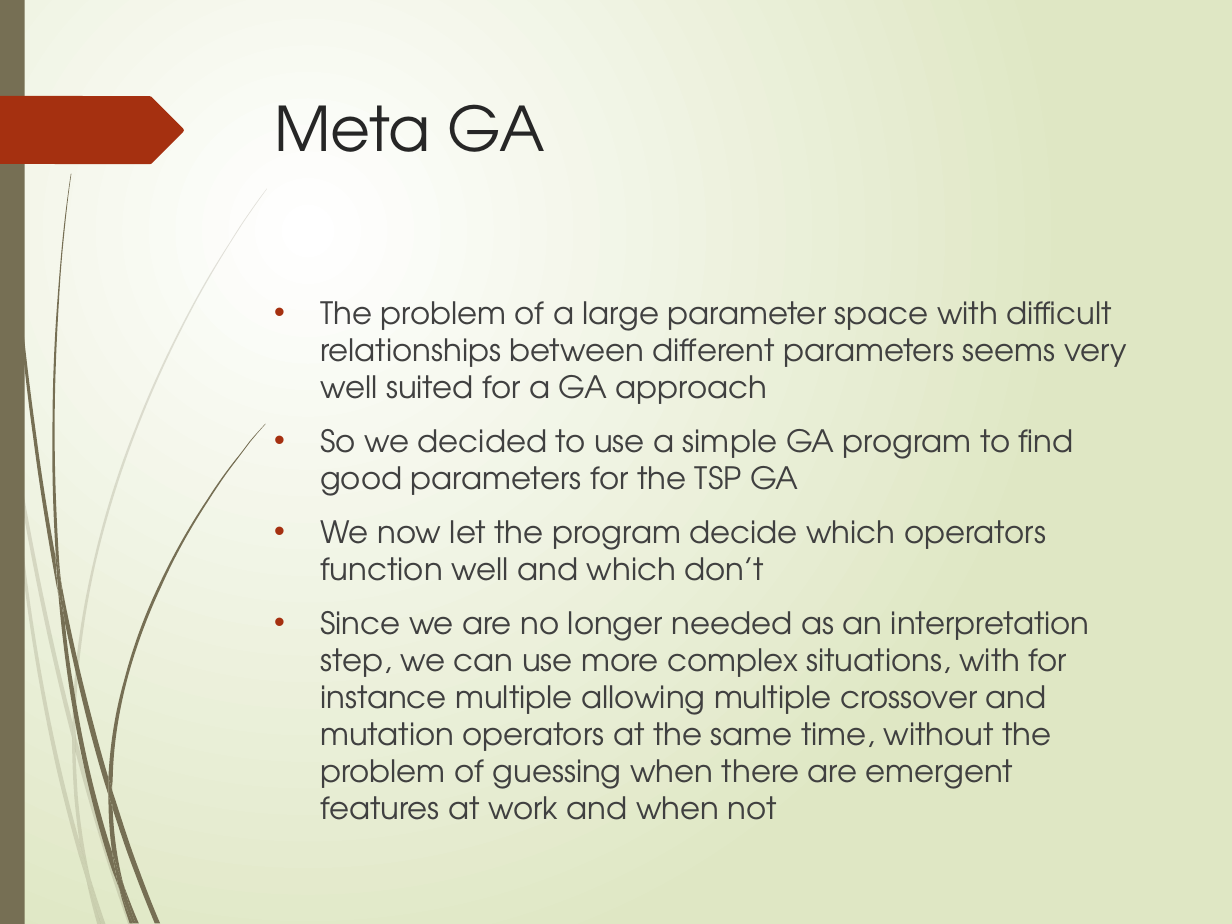
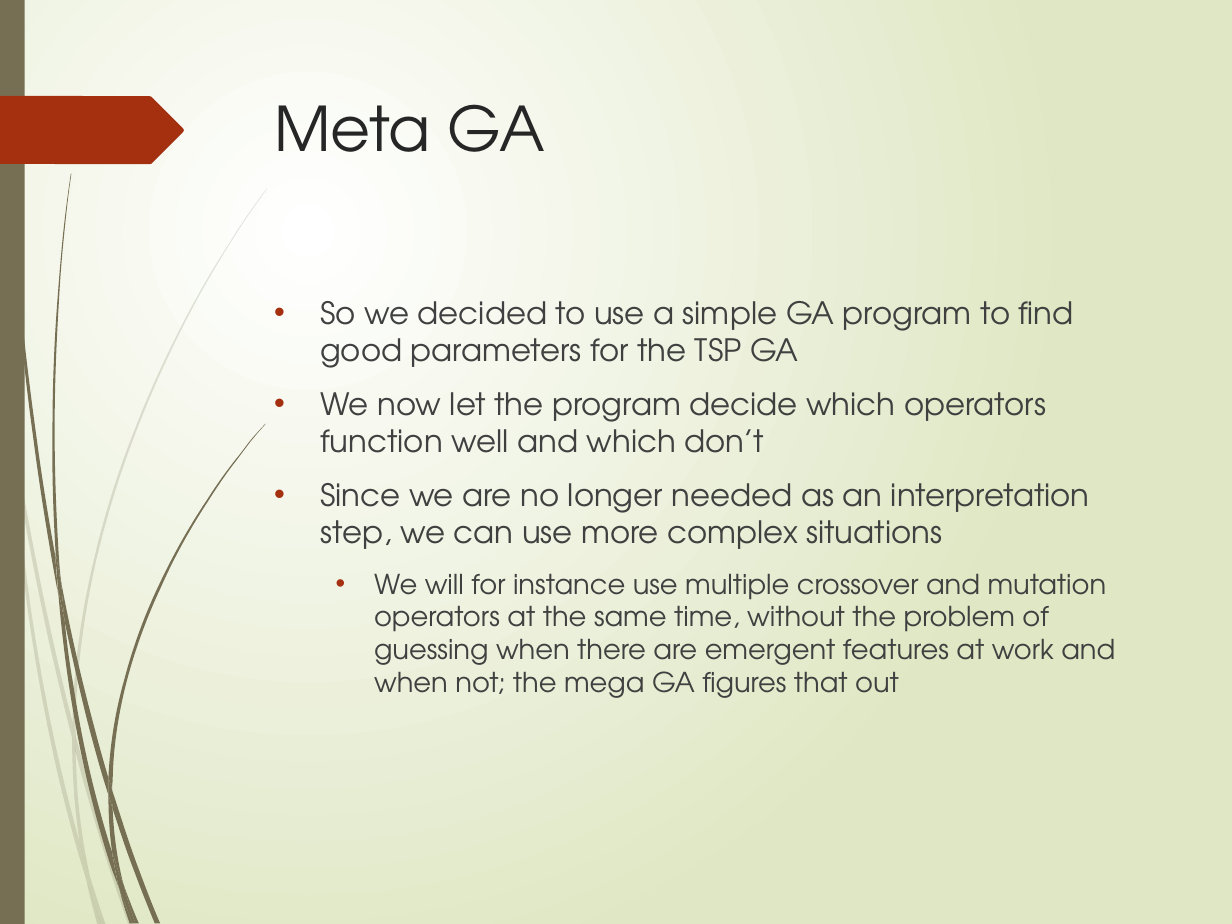
Before and after one commit to toonn/genalg, a slide deck: slide 5 of presentatie1911.pptx. Drawn at 1232x924 pixels with LibreOffice and Linux fonts; fonts in the diff are those of the drawing. Boxes give left, top, right and bottom in pixels: in the first picture for what was removed or moved away, otherwise in the second. Text is boxed around its words. In the diff, an @@ line names an element or a change of style, - is before the commit and + after.

```diff
--- a/presentatie1911.pptx
+++ b/presentatie1911.pptx
@@ text at [320, 301, 1127, 404]: paragraph removed @@
-• The problem of a large parameter space with difficult relationships between different parameters seems very well suited for a GA approach
@@ text at [320, 483, 1115, 698]: text changed; size 18 to 16 pt @@
-• Since we are no longer needed as an interpretation step, we can use more complex situations, with for instance multiple allowing multiple crossover and mutation operators at the same time, without the problem of guessing when there are emergent features at work and when not
+• Since we are no longer needed as an interpretation step, we can use more complex situations
+  • We will for instance use multiple crossover and mutation operators at the same time, without the problem of guessing when there are emergent features at work and when not; the mega GA figures that out
```
Also in this commit, not shown: 4 other slides changed, 5 other files.
